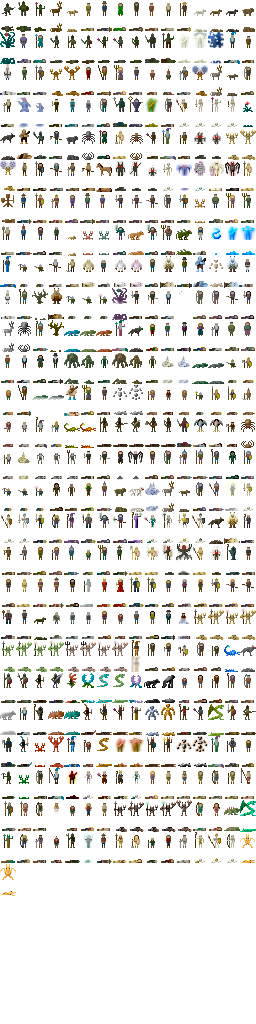
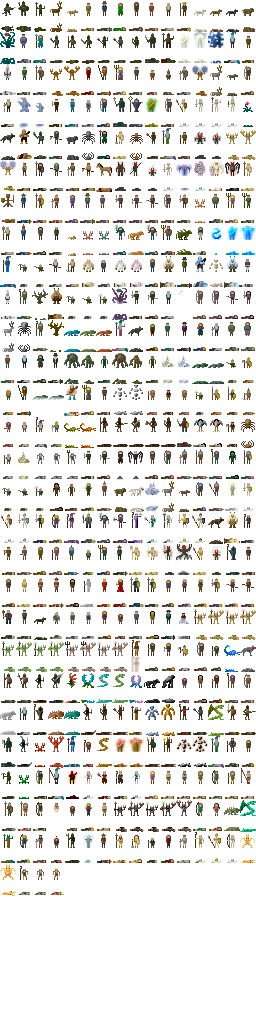
Comparing the layer stacks of the two 256x1024 images. Changes:
painted on "Background" over [19, 866, 64, 895]
